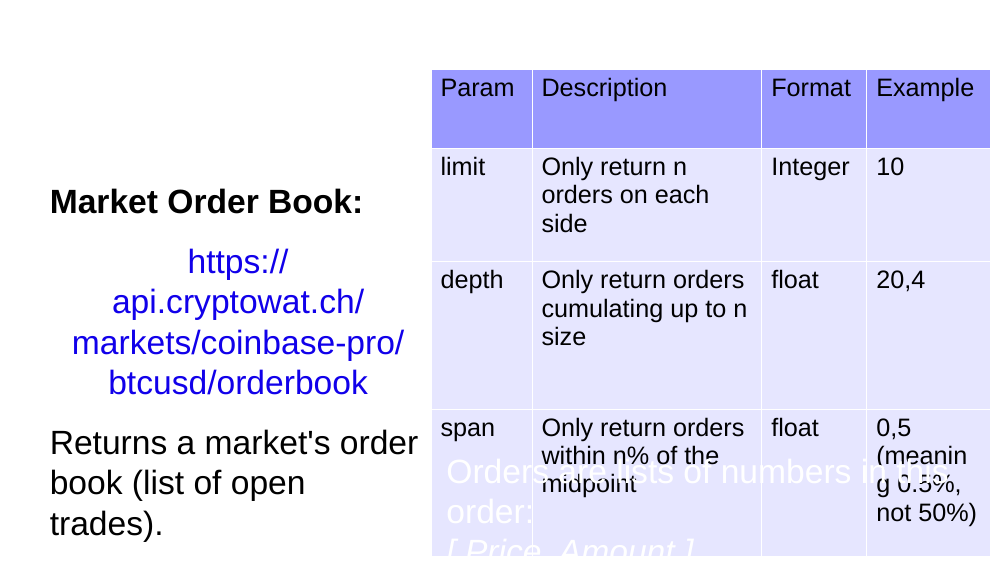
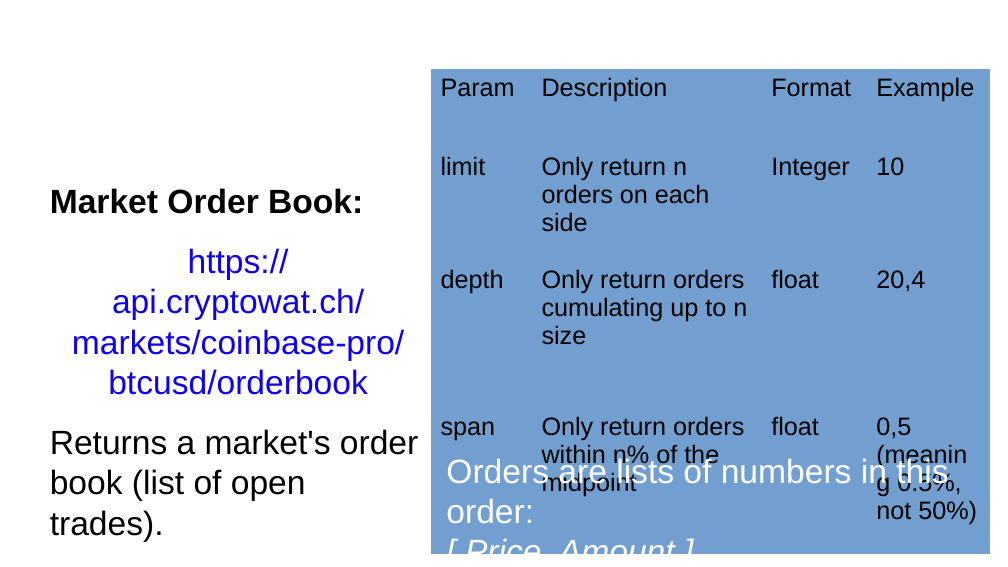
Before and after one commit to GabriM97/CryptoWolf, a slide deck: slide 13 of Student Presentation/Student_Presentation.odp. Drawn at 1008x567 pixels with LibreOffice and Linux fonts; fonts in the diff are those of the drawing; background and template pictures are left out. Boxes give left, top, right and bottom in pixels: in the first picture for what was removed or moved away, otherwise in the second. Text is boxed around its words. In the diff, an @@ line names an element or a change of style, - is before the commit and + after.

```diff
--- a/Student Presentation/Student_Presentation.odp
+++ b/Student Presentation/Student_Presentation.odp
@@ table at (430,69,990,529) @@
@@ fill #9999FF to #729FCF in row 1 @@
@@ fill #E6E6FF to #729FCF in 12 cells @@
@@ borders changed @@
```
Also in this commit, not shown: 3 other slides changed, 6 slides added, 3 other files.
